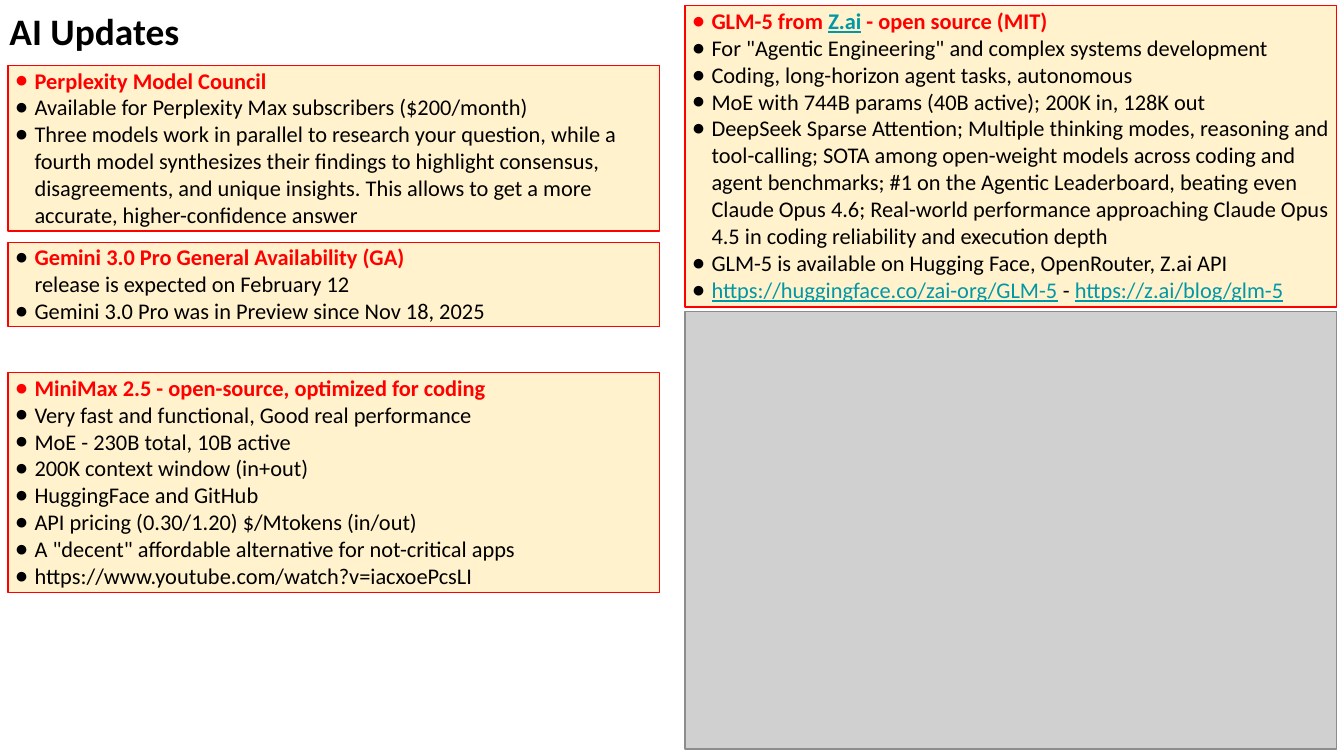
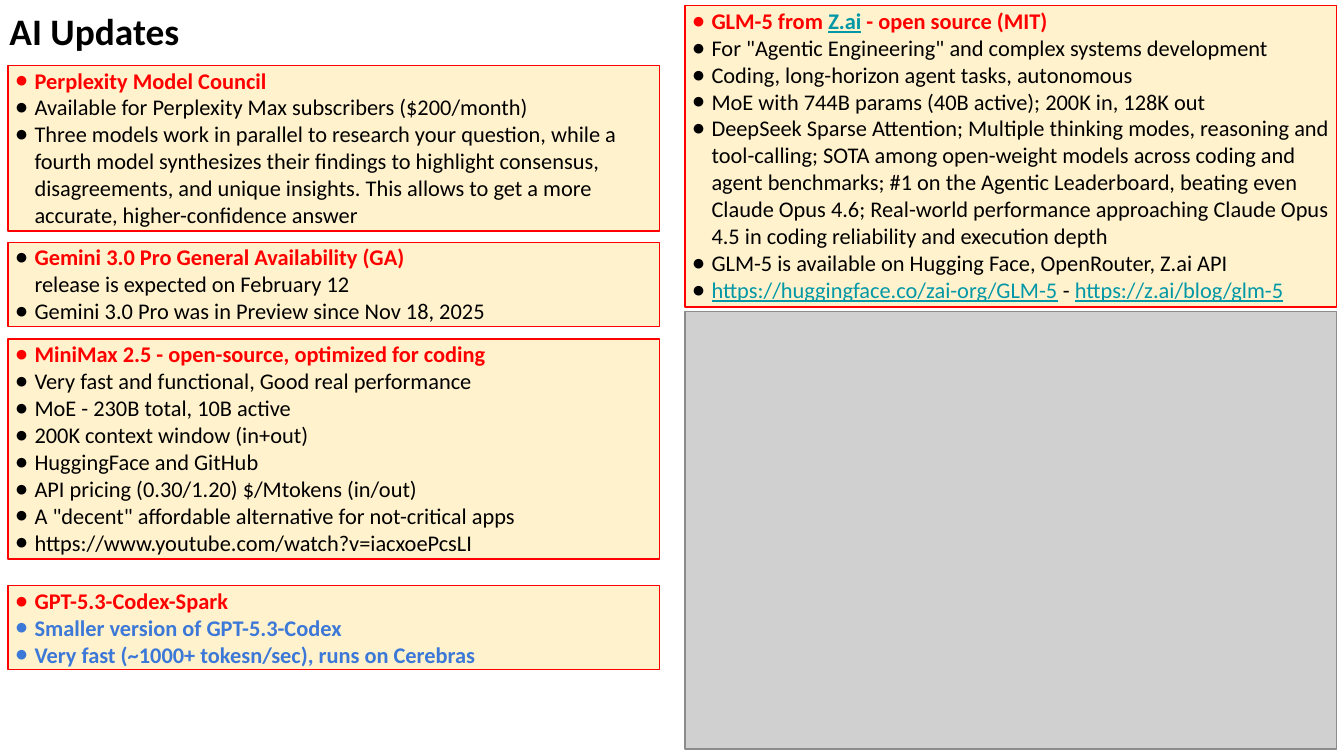
Before and after one commit to lselector/seminar, a slide deck: slide 12 of 2026/2026-02-13-AI-Updates.pptx (slide 11 before the commit). Drawn at 1344x756 pixels with LibreOffice and Linux fonts; fonts in the diff are those of the drawing; grey boxes stand for pictures. Boxes give left, top, right and bottom in pixels: in the first picture for what was removed or moved away, otherwise in the second. Text is boxed around its words. In the diff, an @@ line names an element or a change of style, - is before the commit and + after.

```diff
--- a/2026/2026-02-13-AI-Updates.pptx
+++ b/2026/2026-02-13-AI-Updates.pptx
@@ rectangle "MiniMax 2.5 - open-source, optimized ...": place and size @@
-rectangle "MiniMax 2.5 - open-source, optimized ..." at bbox=[8, 372, 660, 593]
+rectangle "MiniMax 2.5 - open-source, optimized ..." at bbox=[8, 339, 660, 559]
@@ rectangle added at bbox=[8, 586, 660, 671], fill #FFF2CC, outline #FF0000 0.75 pt, 12 pt, text #3C78D8, bold @@
+● GPT-5.3-Codex-Spark
+● Smaller version of GPT-5.3-Codex
+● Very fast (~1000+ tokesn/sec), runs on Cerebras
```
Also in this commit, not shown: 6 other slides changed, 1 slide added.
